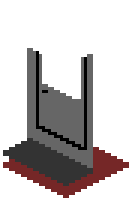
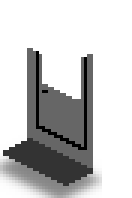
The second 132x198 image is a revision of the first. Changes to its layers:
added layer "Shadow copy" (60%) above "Bottom" over [left=0, top=147, right=102, bottom=198]
hid "Bottom" over [left=3, top=147, right=129, bottom=198]
